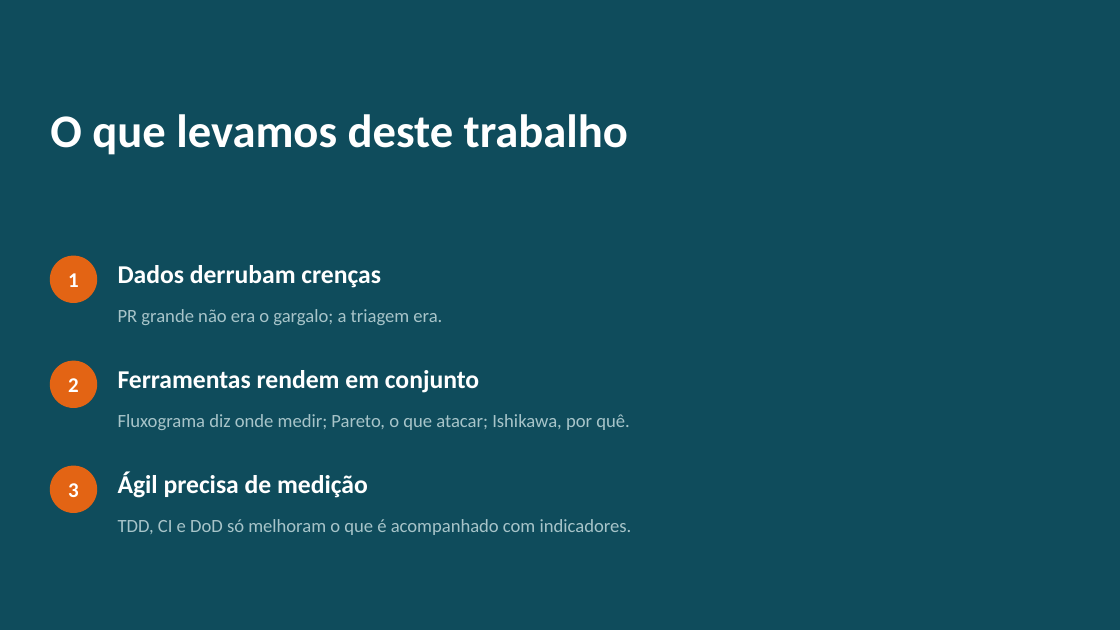
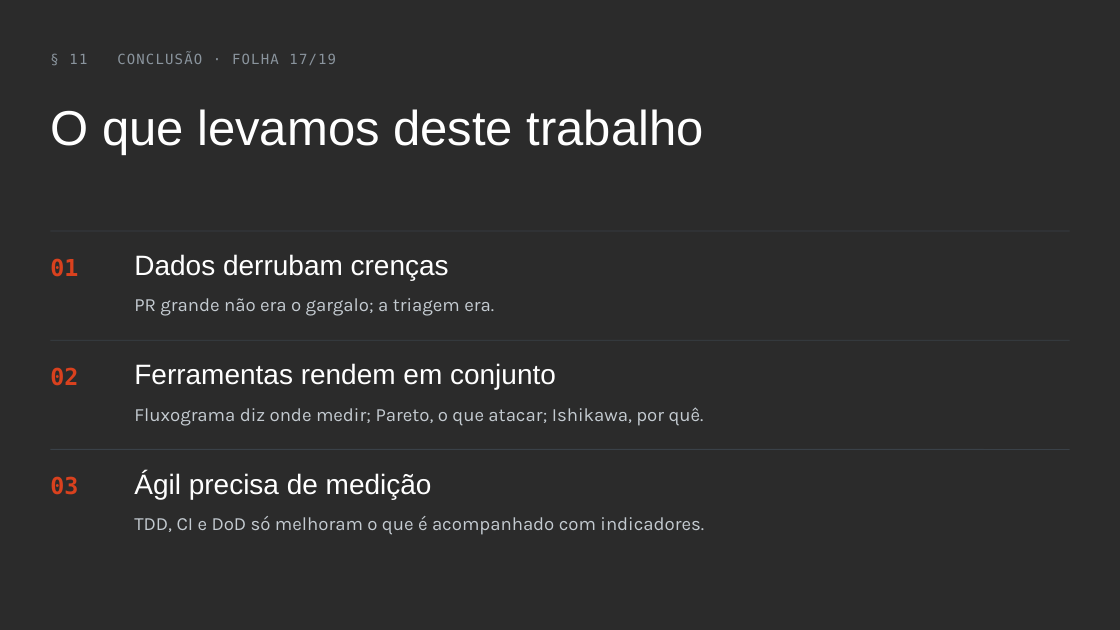
Before and after one commit to geison-melo/software-engineering, a slide deck: slide 17 of 5-semestre/qualidade-de-software/Trabalho N3/Apresentação N3 - Ferramentas da Qualidade.pptx. Drawn at 1120x630 pixels with LibreOffice and Linux fonts; fonts in the diff are those of the drawing; background and template pictures are left out; a plain dark background stands for a picture behind light text. Boxes give left, top, right and bottom in pixels: in the first picture for what was removed or moved away, otherwise in the second. Text is boxed around its words. In the diff, an @@ line names an element or a change of style, - is before the commit and + after.

Commit message:
feat: novo visual da apresentação no estilo folha de inspeção de engenharia

```diff
--- a/5-semestre/qualidade-de-software/Trabalho N3/Apresentação N3 - Ferramentas da Qualidade.pptx
+++ b/5-semestre/qualidade-de-software/Trabalho N3/Apresentação N3 - Ferramentas da Qualidade.pptx
@@ background #0F4C5C to picture (left out) @@
@@ text added at (x1=69, y1=52, x2=336, y2=65), 12 pt, text #8A949D @@
+§ 11 CONCLUSÃO · FOLHA 17/19
@@ title "O que levamos deste trabalho" at (x1=50, y1=109, x2=704, y2=155): size 40 to 42 pt, font Calibri to Arial, bold off @@
@@ line added from (50, 231) to (1070, 231), #3A4148 0.75 pt @@
@@ ellipse removed at (x1=50, y1=256, x2=97, y2=302) @@
@@ text added at (x1=50, y1=258, x2=78, y2=277), 20 pt, text #D9411E, bold @@
+01
@@ size 22 to 24 pt, font Calibri to Arial, bold off in 3 elements at (x1=134, y1=472, x2=432, y2=499), (x1=134, y1=363, x2=556, y2=390), (x1=134, y1=254, x2=449, y2=280) @@
@@ text "Dados derrubam crenças" moved from (x1=118, y1=265, x2=381, y2=288) to (x1=134, y1=254, x2=449, y2=280) @@
@@ text removed at (x1=68, y1=273, x2=79, y2=287) @@
-1
@@ font Calibri to Karla, text colour #A7C4C9 to #C4CBD1 in 3 elements at (x1=134, y1=516, x2=704, y2=535), (x1=134, y1=407, x2=704, y2=426), (x1=134, y1=298, x2=494, y2=316) @@
@@ text "PR grande não era o ..." moved from (x1=118, y1=309, x2=442, y2=325) to (x1=134, y1=298, x2=494, y2=316) @@
@@ line added from (50, 340) to (1070, 340), #3A4148 0.75 pt @@
@@ text "Ferramentas rendem em conjunto" moved from (x1=118, y1=370, x2=479, y2=393) to (x1=134, y1=363, x2=556, y2=390) @@
@@ ellipse removed at (x1=50, y1=361, x2=97, y2=408) @@
@@ text added at (x1=50, y1=367, x2=78, y2=386), 20 pt, text #D9411E, bold @@
+02
@@ text removed at (x1=68, y1=378, x2=79, y2=392) @@
-2
@@ text "Fluxograma diz onde medir; Pareto, ..." moved from (x1=118, y1=414, x2=629, y2=430) to (x1=134, y1=407, x2=704, y2=426) @@
@@ ellipse removed at (x1=50, y1=466, x2=97, y2=513) @@
@@ line added from (50, 450) to (1070, 450), #3A4148 0.75 pt @@
@@ text added at (x1=50, y1=476, x2=78, y2=495), 20 pt, text #D9411E, bold @@
+03
@@ text "Ágil precisa de medição" moved from (x1=118, y1=472, x2=368, y2=498) to (x1=134, y1=472, x2=432, y2=499) @@
@@ text removed at (x1=68, y1=483, x2=79, y2=497) @@
-3
@@ text "TDD, CI e DoD só ..." moved from (x1=118, y1=519, x2=632, y2=535) to (x1=134, y1=516, x2=704, y2=535) @@
```
Also in this commit, not shown: 18 other slides changed, 10 other files.
